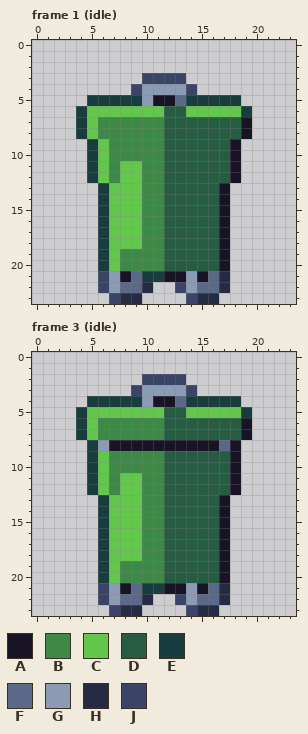
Pixel-art file -- art/minis/bin@50.aseprite. The picture above is the old version.
24x24 pixels, 4 frames. Shown: frame 1 (idle), frame 3 (idle). The commit also changed other frames, which this record leaves out.
Palette (. is transparent): A #181425  B #3e8948  C #63c74d  D #265c42  E #193c3e  F #5a6988  G #8b9bb4  H #262b44  J #3a4466
Pixels before, frame 1 (idle), first column x 4:
 3 ......JJJJ......
 4 .....JGGGGJ.....
 5 .EEEEEGAAFEEEEE.
 6 ECCCCCCCDDCCCCCE
 7 ECBBBBBBDDDDDDDA
 8 ECBBBBBBDDDDDDDA
 9 .ECBBBBBDDDDDDA.
10 .ECBBBBBDDDDDDA.
11 .ECBCCBBDDDDDDA.
12 .ECBCCBBDDDDDDA.
13 ..ECCCBBDDDDDA..
14 ..ECCCBBDDDDDA..
15 ..ECCCBBDDDDDA..
16 ..ECCCBBDDDDDA..
17 ..ECCCBBDDDDDA..
18 ..ECCCBBDDDDDA..
19 ..ECBBBBDDDDDA..
20 ..ECBBBBDDDDDA..
21 ..JGAFEEAAGAFH..
22 ..JGFFH..JGFFH..
23 ...JHH....JHH...
Pixels before, frame 3 (idle), first column x 4:
 2 ......JJJJ......
 3 .....JGGGGJ.....
 4 .EEEEEGAAFEEEEE.
 5 ECCCCCCCDDCCCCCE
 6 ECBBBBBBDDDDDDDA
 7 ECBBBBBBDDDDDDDA
 8 .EGAAAAAAAAAAFA.
 9 .ECBBBBBDDDDDDA.
10 .ECBBBBBDDDDDDA.
11 .ECBCCBBDDDDDDA.
12 .ECBCCBBDDDDDDA.
13 ..ECCCBBDDDDDA..
14 ..ECCCBBDDDDDA..
15 ..ECCCBBDDDDDA..
16 ..ECCCBBDDDDDA..
17 ..ECCCBBDDDDDA..
18 ..ECCCBBDDDDDA..
19 ..ECBBBBDDDDDA..
20 ..ECBBBBDDDDDA..
21 ..JGAFEEAAGAFH..
22 ..JGFFH..JGFFH..
23 ...JHH....JHH...
And afterwards:
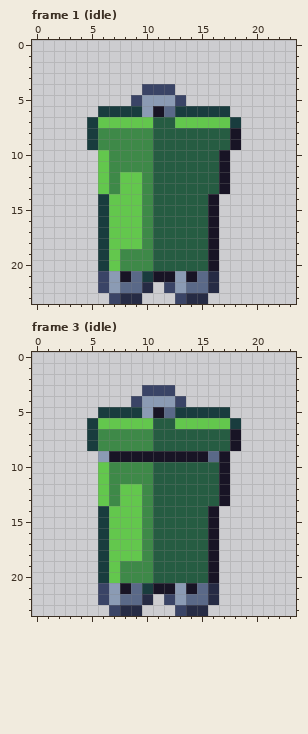
Changes in this commit:
Changed rows in their new state; - is an unchanged pixel.
Frame 1 (idle):
first column x 4:
 3 ------....------
 4 -----.JJJ..-----
 5 -....J-GGJ.....-
 6 ..EEEEGAFEEEEE..
 7 .ECCCCCD-CCCCCE.
 8 .E-----D------A.
 9 --B----D--------
10 -.-----D-----A.-
11 -.--BB-D-----A.-
12 -.-----D-----A.-
13 --CB---D--------
14 -------D----A.--
15 -------D----A.--
16 -------D----A.--
17 -------D----A.--
18 -------D----A.--
19 -------D----A.--
20 -------D----A.--
21 -------A-GAFH.--
22 --------JGF-H.--
23 ---------JH-.---
Frame 3 (idle):
first column x 4:
 2 ------....------
 3 -----.JJJ..-----
 4 -....J-GGJ.....-
 5 ..EEEEGAFEEEEE..
 6 .ECCCCCD-CCCCCE.
 7 .E-----D------A.
 8 --BBBBBDDDDDDD--
 9 -.GAAAAAAAAAFA.-
10 -.-----D-----A.-
11 -.--BB-D-----A.-
12 -.-----D-----A.-
13 --CB---D--------
14 -------D----A.--
15 -------D----A.--
16 -------D----A.--
17 -------D----A.--
18 -------D----A.--
19 -------D----A.--
20 -------D----A.--
21 -------A-GAFH.--
22 --------JGF-H.--
23 ---------JH-.---
